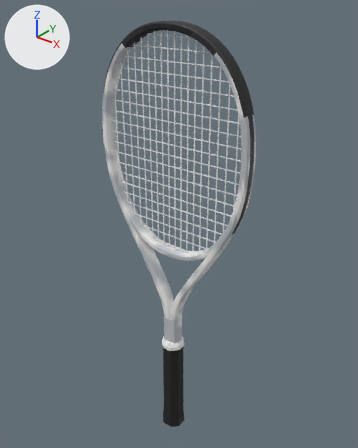
An edit to the glTF model assets/realistic/solinco-whiteout-v2-305-xtd-18x20-2025.glb, drawn before and after from the same camera.
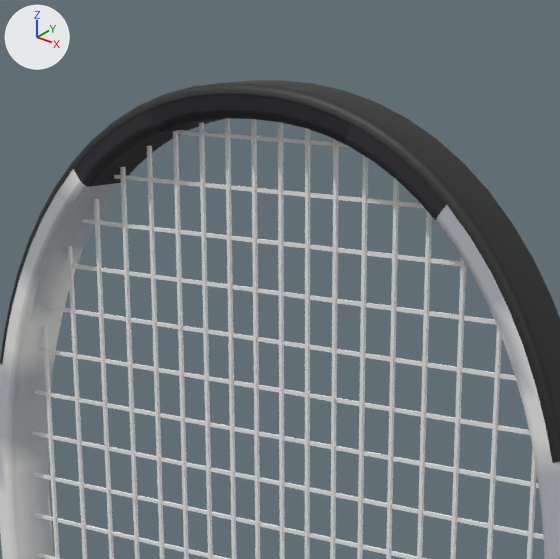
Each version appears first whole from a 50 mm lens placed at (0.436, -0.529, 0.742), pointed at (-0.007, 0.025, 0.399), and next in a close-up on the part from 29% to 69% of the width and 0% to 32% of the height. Arrows for +X, +Y and +Z are at upper left; the lights stay in place. The older version's two pictures come first. Where no turn or scale is listed for an object, it has been applied to the vertices. Vertices at exactly the same position are counted once.

The scene before the commit, as lines of its bpy script (objects in view):
```python
me_bumper = bpy.data.meshes.new('bumper')
me_bumper.from_pydata(...)  # 232 vertices, 392 faces; spans x -0.125..0.125, y -0.011..0.011, z -0.052..0.052
me_bumper.materials.append(mat_mat_bumper)  # black #1e1f21
me_frame = bpy.data.meshes.new('frame')
me_frame.from_pydata(...)  # 1680 vertices, 3296 faces; spans x -0.131..0.131, y -0.011..0.011, z -0.257..0.257
me_frame.materials.append(mat_mat_frame)
me_strings_crosses = bpy.data.meshes.new('strings_crosses')
me_strings_crosses.from_pydata(...)  # 160 vertices, 160 faces; spans x -0.121..0.121, y -0.001..0.001, z -0.155..0.155
me_strings_crosses.materials.append(mat_mat_strings_crosses)  # white #f2f2f2
ob_bumper = bpy.data.objects.new('bumper', me_bumper)
ob_bumper.location = (0.0, 0.0, 0.647)
ob_frame = bpy.data.objects.new('frame', me_frame)
ob_frame.location = (0.0, 0.0, 0.4414)
ob_strings_crosses = bpy.data.objects.new('strings_crosses', me_strings_crosses)
ob_strings_crosses.location = (0.0, 0.0003, 0.5271)
# also in view: 'strings_mains' at (0.0, 0.0, 0.527)
```
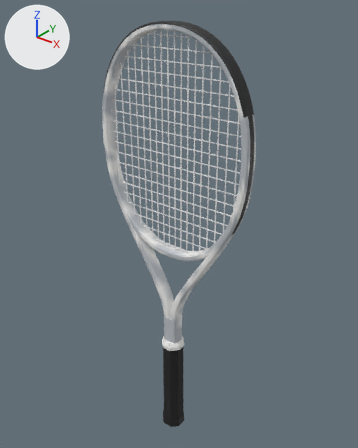
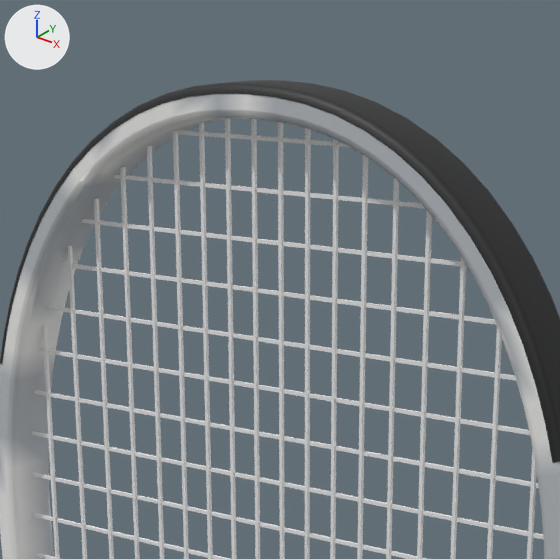
The edits, one by one:
me_frame is used by ob_frame; location (0.0, 0.0, 0.4414).
me_frame had 1680 vertices, 3296 faces and spanned x -0.131..0.131, y -0.011..0.011, z -0.257..0.257.
me_frame now has 1648 vertices, 3232 faces and spans x -0.131..0.131, y -0.011..0.011, z -0.257..0.257.
Part 1, on me_frame:
16 vertices are removed from x -0.043..-0.04, y -0.011..0.011, z 0.241..0.251.
64 faces are deleted.
32 new faces join them.
Part 2, on me_frame:
16 vertices are removed from x 0.04..0.043, y -0.011..0.011, z 0.241..0.251.
64 faces are deleted.
32 new faces join them.
me_frame part 3: 412 kept faces spanning x -0.081..0.081, y -0.011..0.011, z 0.221..0.257 get new vertex colours; the middle colour goes from black #2a2a2e to light grey #bcc1c6.

Pixel boxes (x1, y1, x2, y2) of what changed, in the close-ups (560 x 559 px):
part 1 of me_frame, reshaped: (146, 102, 210, 133) in both
part 2 of me_frame, reshaped: (325, 113, 354, 147) in both
part 3 of me_frame, recoloured (black to light grey): (73, 94, 447, 221) in both
